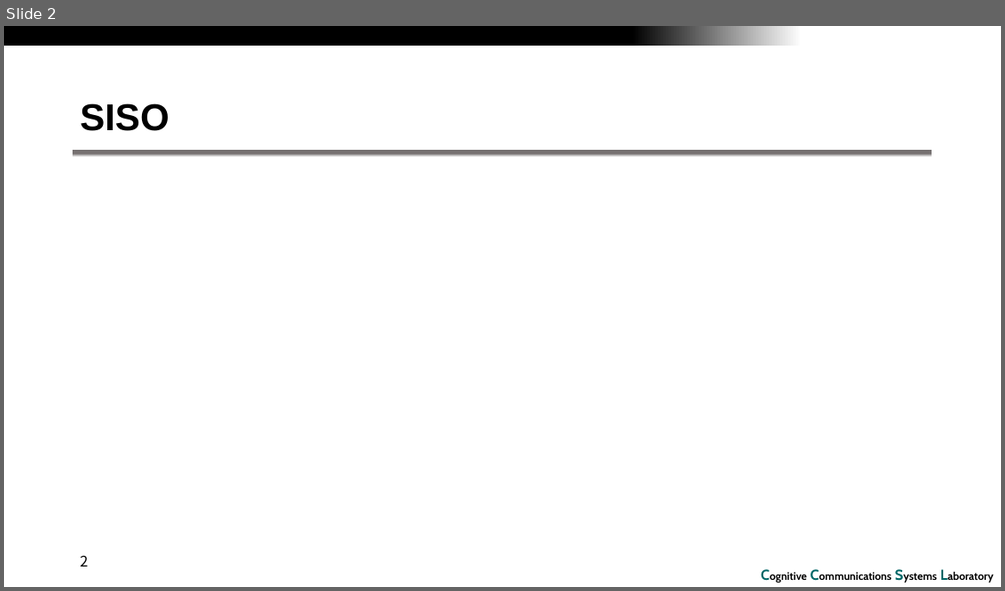
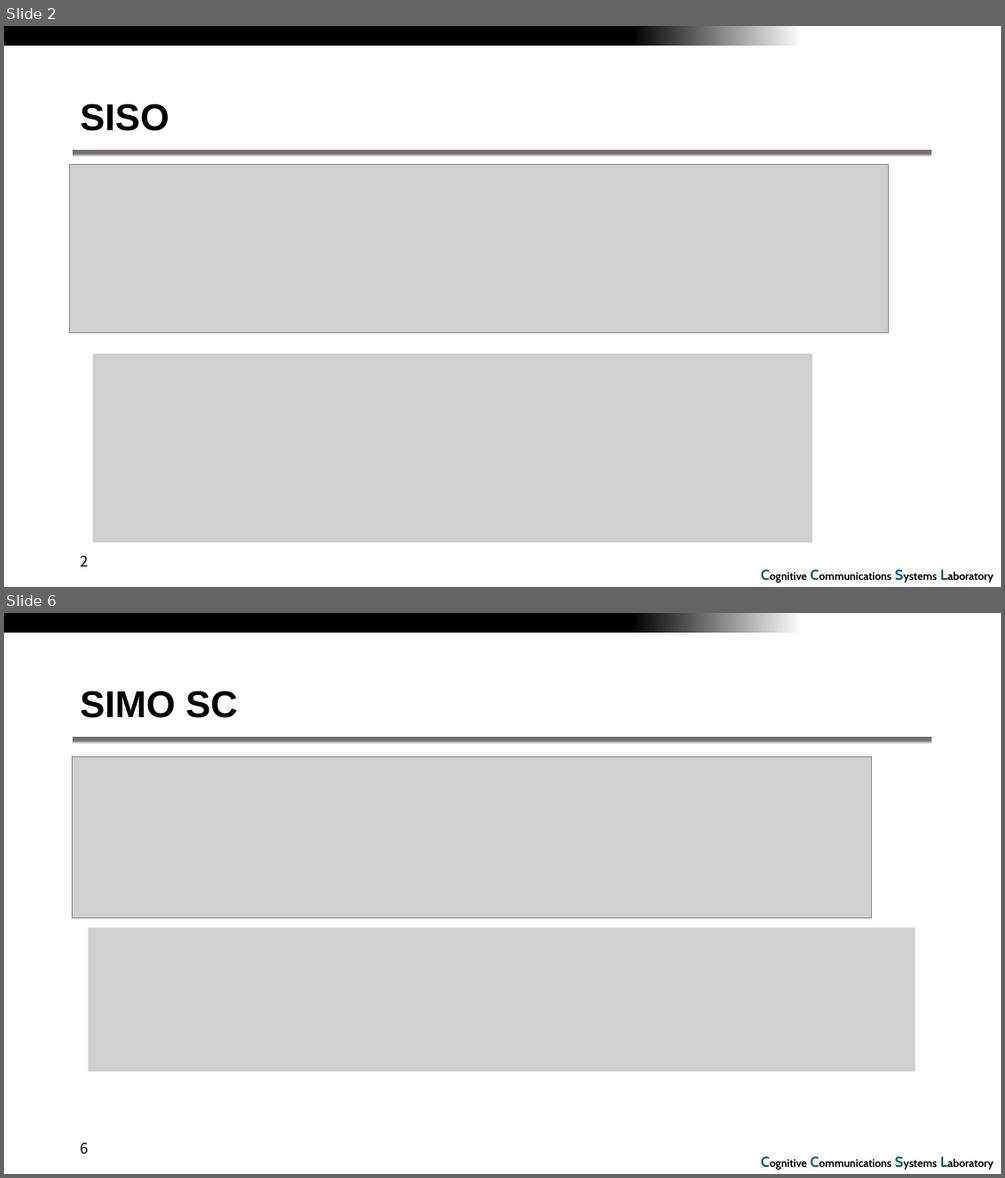
Before and after one commit to RefatHanbat/Presentation-of-SDM, a slide deck: assignment-5.pptx. Shown one above the other, each under a label of ours: slide 2 before the commit, slides 2 and 6 after it; the slides between them are not shown. The pictures are 1005x591 and 1005x1178 pixels, drawn with LibreOffice and Linux fonts; fonts in the diff are those of the drawing; grey boxes stand for pictures; background and template pictures are left out. Boxes give left, top, right and bottom in pixels: in the first picture for what was removed or moved away, otherwise in the second. Text is boxed around its words. In the diff, an @@ line names an element or a change of style, - is before the commit and + after.

```diff
--- a/assignment-5.pptx
+++ b/assignment-5.pptx
@@ slide 6 added at bbox=[4, 613, 1001, 1174], background #FFFFFF; not listed: 3 template elements that a slide beside it also shows @@
@@ title added at bbox=[80, 690, 237, 718], 36 pt, text #000000, bold @@
+SIMO SC
@@ picture added at bbox=[72, 757, 872, 918] @@
@@ picture added at bbox=[88, 928, 914, 1071] @@
@@ page number added at bbox=[80, 1143, 88, 1153], 14 pt, text #000000 @@
+6
@@ slide 2 changed as well @@
@@ picture added at bbox=[70, 164, 889, 332] @@
@@ picture added at bbox=[93, 354, 813, 542] @@
```
Also in this commit, not shown: 15 other slides changed, 33 other slides added, 3 slides removed, 5 other files.
